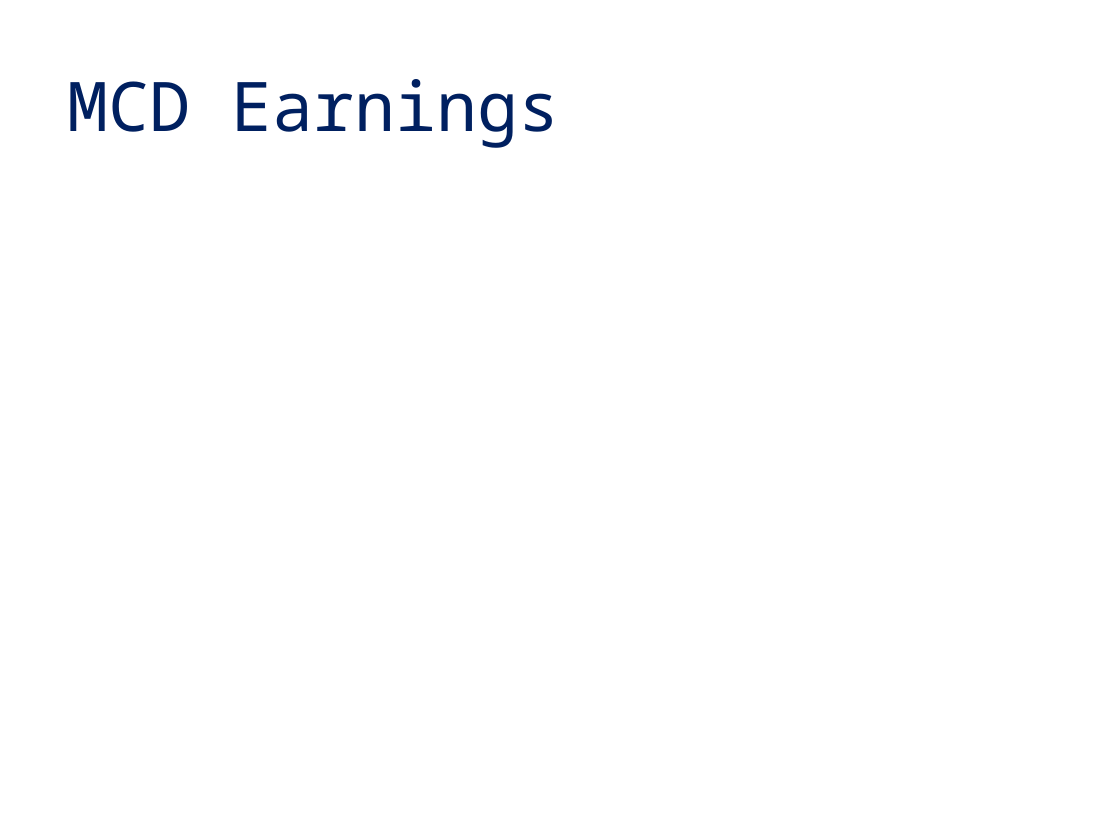
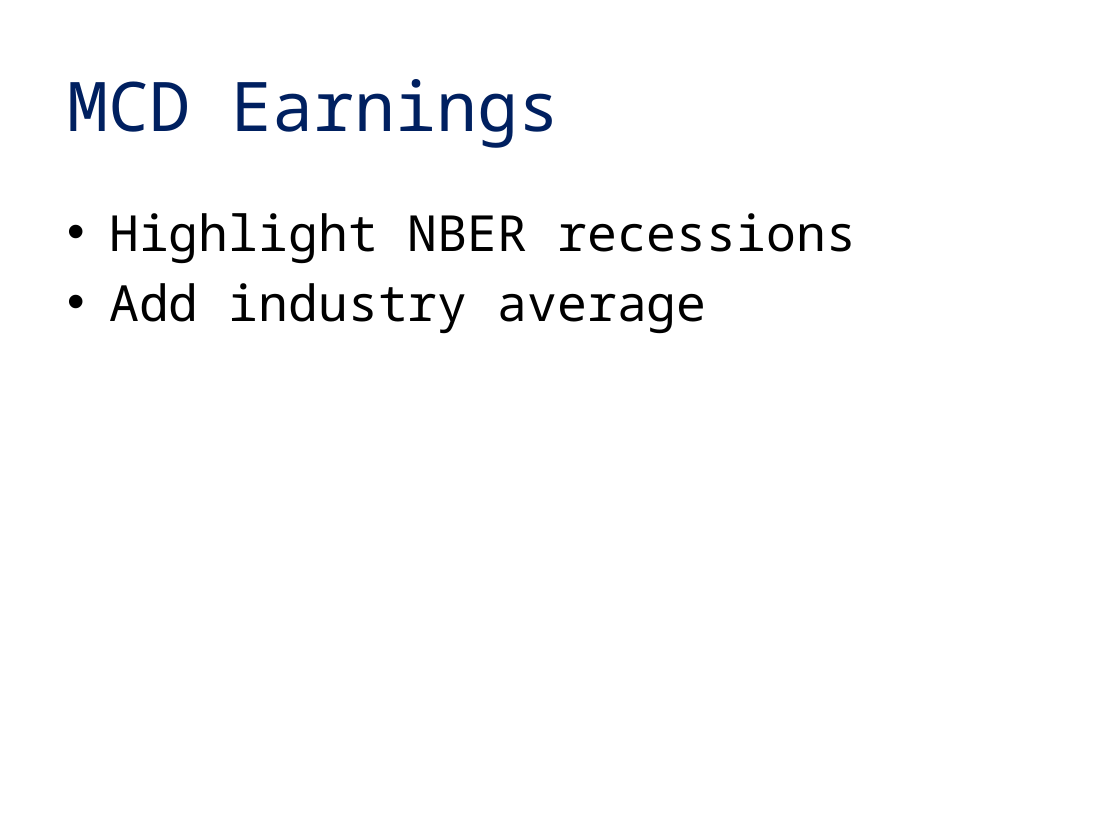
Before and after one commit to 196sigma/ceres, a slide deck: slide 3 of output/reports/presentation.pptx. Drawn at 1120x840 pixels with LibreOffice and Linux fonts; fonts in the diff are those of the drawing. Boxes give left, top, right and bottom in pixels: in the first picture for what was removed or moved away, otherwise in the second. Text is boxed around its words. In the diff, an @@ line names an element or a change of style, - is before the commit and + after.

Commit message:
edited presentation; eda

```diff
--- a/output/reports/presentation.pptx
+++ b/output/reports/presentation.pptx
@@ text added at [109,213,856,334], 32 pt, text #000000 @@
+• Highlight NBER recessions
+• Add industry average
```
Also in this commit, not shown: 1 other slide changed, 3 other files.
